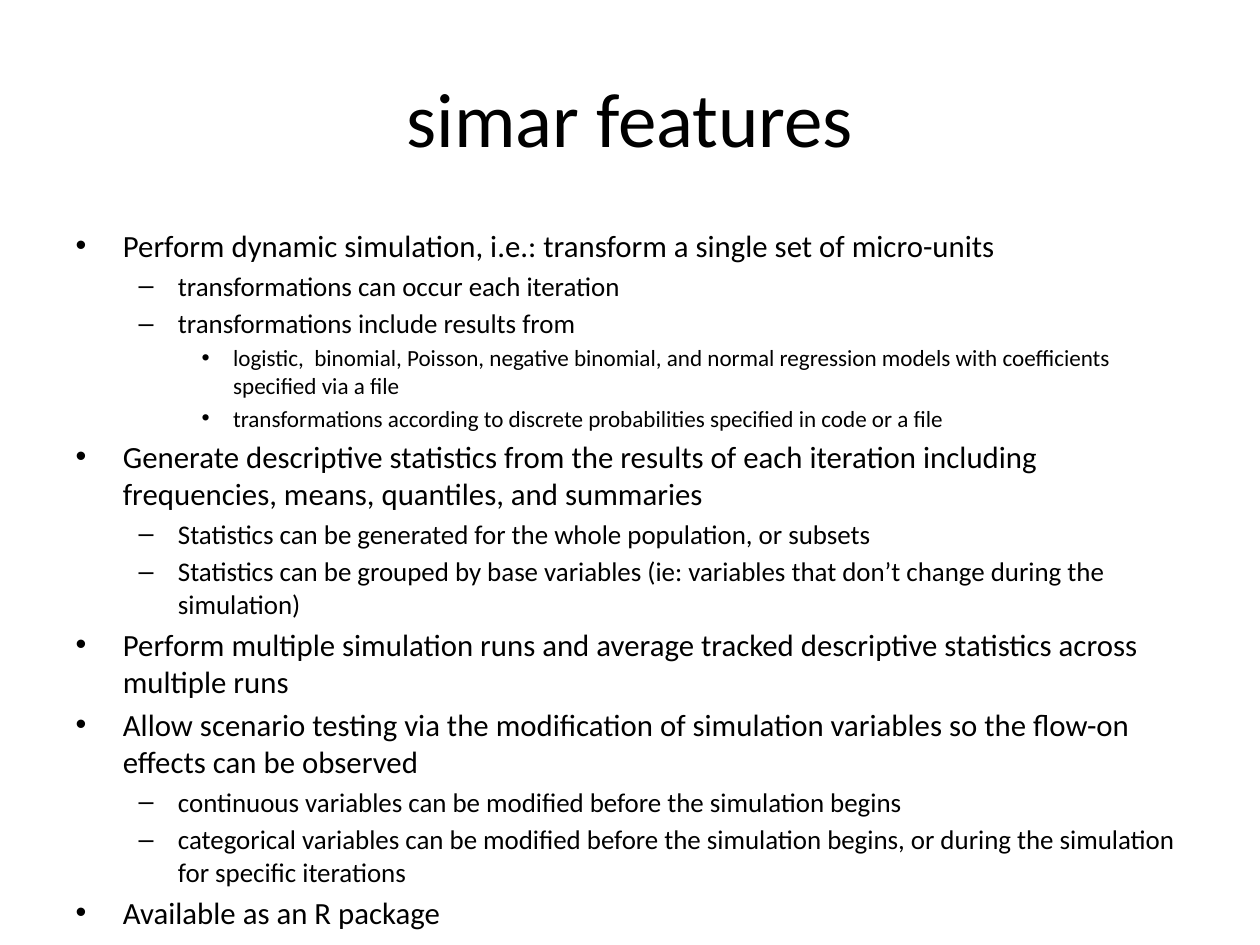
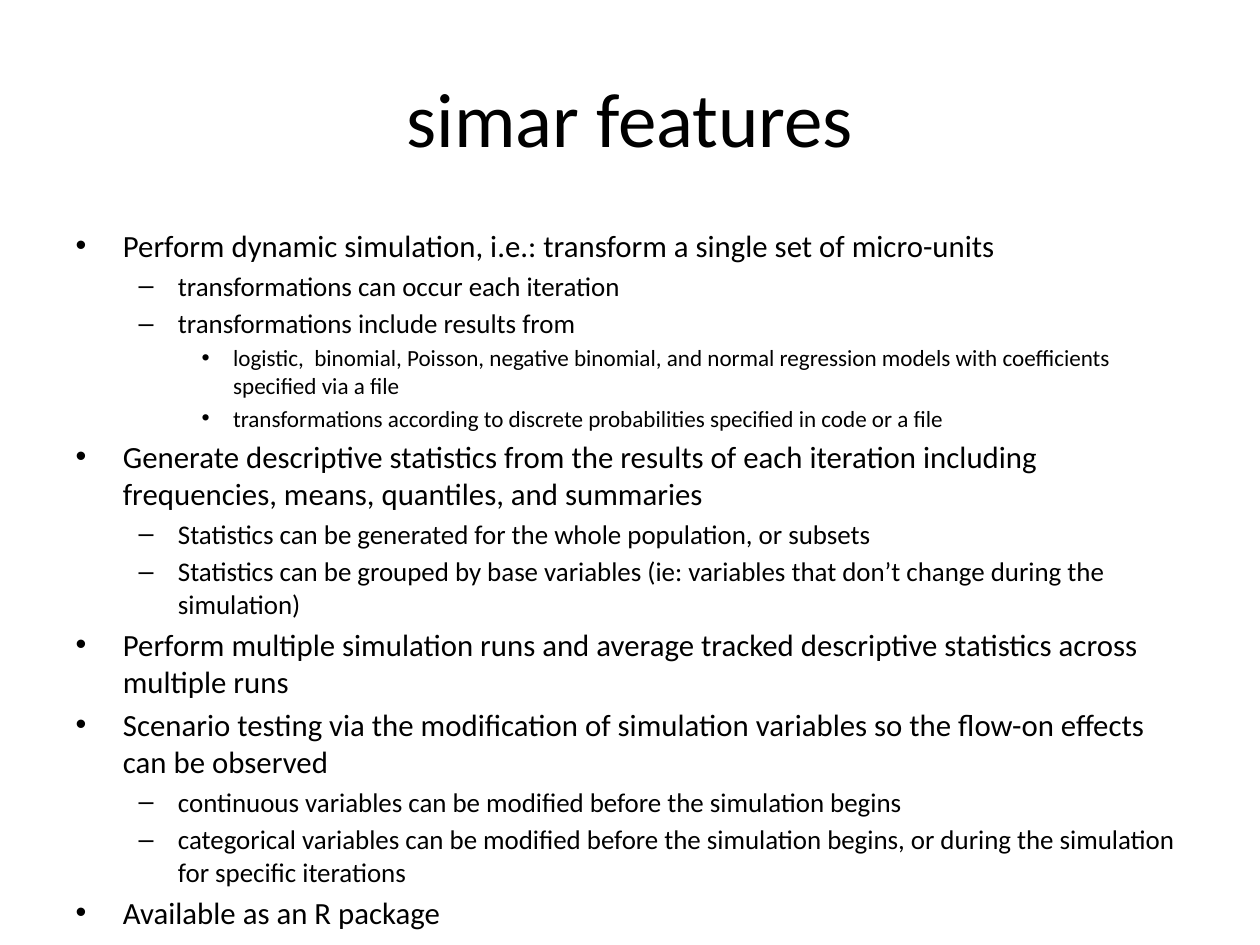
Before and after one commit to compassresearchcentre/simario, a slide deck: slide 3 of src/docs/Simar overview.pptx. Drawn at 1260x945 pixels with LibreOffice and Linux fonts; fonts in the diff are those of the drawing. Boxes give left, top, right and bottom in pixels: in the first picture for what was removed or moved away, otherwise in the second. Text is boxed around its words. In the diff, an @@ line names an element or a change of style, - is before the commit and + after.

```diff
--- a/src/docs/Simar overview.pptx
+++ b/src/docs/Simar overview.pptx
@@ text at box(123, 714, 1144, 774): text changed @@
-• Allow scenario testing via the modification of simulation variables so the flow-on effects can be observed
+• Scenario testing via the modification of simulation variables so the flow-on effects can be observed
```
Also in this commit, not shown: 2 slides added.
